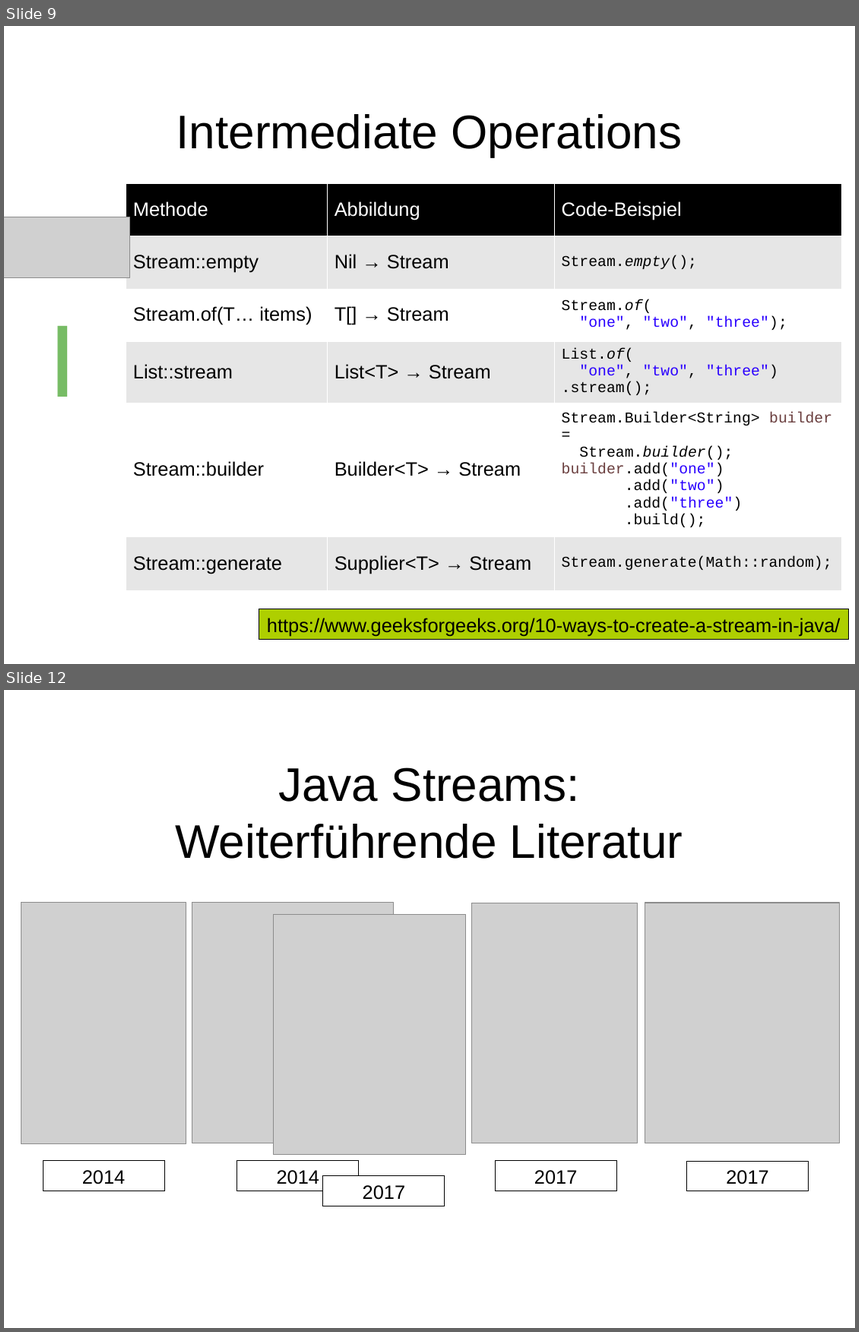
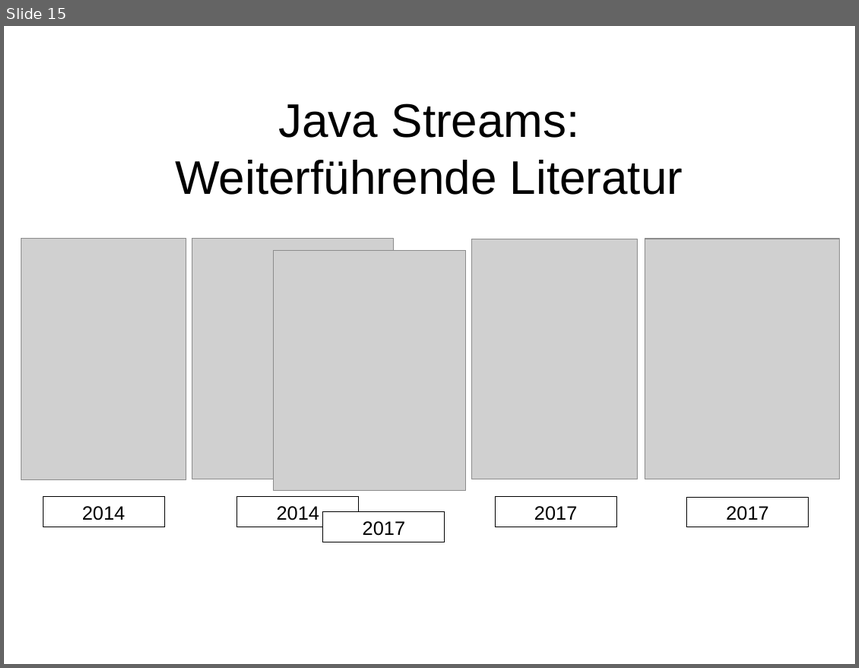
Before and after one commit to dlindner/vorlesung-se2-dhbw, a slide deck: added_2020/Java Streams API.odp. Shown one above the other, each under a label of ours: slides 9 and 12 before the commit, slide 15 after it; the slides between them are not shown. The pictures are 859x1332 and 859x668 pixels, drawn with LibreOffice and Linux fonts; fonts in the diff are those of the drawing; grey boxes stand for pictures; background and template pictures are left out. Boxes give left, top, right and bottom in pixels: in the first picture for what was removed or moved away, otherwise in the second. Text is boxed around its words. In the diff, an @@ line names an element or a change of style, - is before the commit and + after.

Commit message:
Intermediate Operations

```diff
--- a/added_2020/Java Streams API.odp
+++ b/added_2020/Java Streams API.odp
@@ slide 9 removed at [4, 26, 855, 664], background picture (left out) @@
@@ title removed at [177, 114, 683, 157] @@
-Intermediate Operations
@@ table removed at [126, 183, 842, 587], 6 rows, 3 columns @@
-Methode | Abbildung | Code-Beispiel
-Stream::empty | Nil → Stream | Stream.empty();
-Stream.of(T… items) | T[] → Stream | Stream.of( / "one", "two", "three");
-List::stream | List<T> → Stream | List.of( / "one", "two", "three") / .stream();
-Stream::builder | Builder<T> → Stream | Stream.Builder<String> builder = Stream.builder(); / builder.add("one") / .add("two") / .add("three") / .build();
-Stream::generate | Supplier<T> → Stream | Stream.generate(Math::random);
@@ picture removed at [4, 218, 130, 278] @@
@@ text removed at [48, 326, 77, 397] @@
-I
@@ rectangle removed at [259, 610, 850, 640] @@
-https://www.geeksforgeeks.org/10-ways-to-create-a-stream-in-java/
@@ what was slide 12 is now slide 15 @@
```
Also in this commit, not shown: 2 slides changed, 4 slides added.
